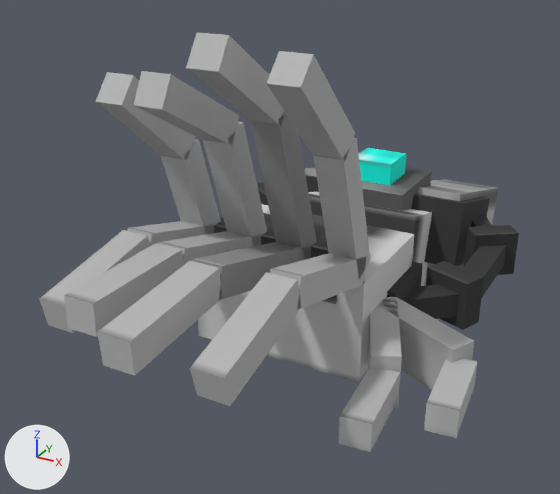
Renders of the OBJ model src/main/resources/assets/powersuits/models/item/powerfist/powerfist.obj from each side of a commit.
Rendered twice from a camera (50 mm lens) standing at (0.81, -2.016, 0.8) and looking at (-0.064, -0.427, 0.006). Every picture has the same lights, and +X, +Y and +Z are marked at lower left. Where no turn or scale is listed for an object, it has been applied to the vertices.

The first picture shows 'fingerguard', 'index1_firing', 'index1_normal', 'index2_firing', 'index2_normal', 'middlefinger1_firing', 'middlefinger1_normal', 'middlefinger2_firing', 'middlefinger2_normal', 'palm', 'pinky1_firing', 'pinky1_normal', 'pinky2_firing', 'pinky2_normal', 'ringfinger1_firing', 'ringfinger1_normal', 'ringfinger2_firing', 'ringfinger2_normal', 'thumb1_firing', 'thumb1_normal', 'thumb2_firing', 'thumb2_normal'.
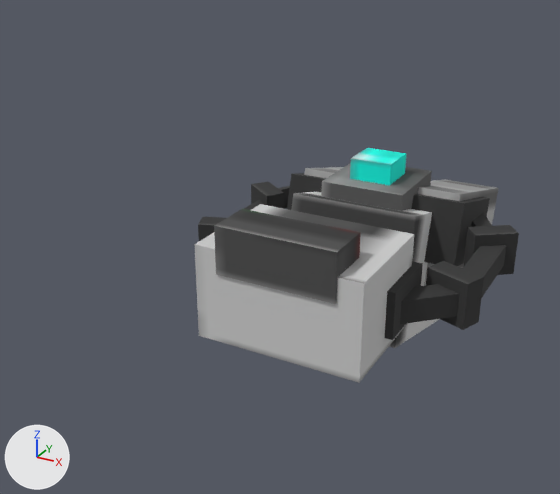
Changed parts and their boxes [x1, y1, x2, y2] in the pictures (560 x 494 px):
'middlefinger2_normal', deleted: before [97, 261, 222, 376]
'index2_normal', deleted: before [190, 272, 301, 406]
'index2_firing', deleted: before [266, 51, 355, 161]
'middlefinger1_firing', deleted: before [250, 113, 317, 260]
'ringfinger2_normal', deleted: before [64, 243, 183, 337]
'middlefinger2_firing', deleted: before [186, 32, 285, 126]
'index1_firing', deleted: before [313, 138, 370, 278]
'ringfinger2_firing', deleted: before [134, 71, 239, 145]
'ringfinger1_firing', deleted: before [203, 122, 267, 246]
'thumb1_firing', deleted: before [379, 296, 474, 390]
'pinky2_firing', deleted: before [95, 72, 196, 159]
'thumb2_normal', deleted: before [339, 368, 400, 452]
'middlefinger1_normal', deleted: before [193, 242, 312, 300]
'pinky1_firing', deleted: before [161, 139, 221, 234]
'pinky2_normal', deleted: before [39, 230, 150, 333]
'index1_normal', deleted: before [270, 253, 367, 310]
'thumb2_firing', deleted: before [424, 358, 477, 438]
'thumb1_normal', deleted: before [368, 299, 402, 408]
'ringfinger1_normal', deleted: before [158, 231, 263, 266]
'pinky1_normal', deleted: before [127, 221, 216, 246]
'fingerguard', unchanged, uncovered by the edit: before [214, 213, 337, 304]; after [214, 209, 361, 304]

The change in detail:
Object 'index1_firing' (ob_index1_firing) is deleted.
Object 'index1_normal' (ob_index1_normal) is deleted.
Object 'index2_firing' (ob_index2_firing) is deleted.
Object 'index2_normal' (ob_index2_normal) is deleted.
Object 'middlefinger1_firing' (ob_middlefinger1_firing) is deleted.
Object 'middlefinger1_normal' (ob_middlefinger1_normal) is deleted.
Object 'middlefinger2_firing' (ob_middlefinger2_firing) is deleted.
Object 'middlefinger2_normal' (ob_middlefinger2_normal) is deleted.
Object 'pinky1_firing' (ob_pinky1_firing) is deleted.
Object 'pinky1_normal' (ob_pinky1_normal) is deleted.
Object 'pinky2_firing' (ob_pinky2_firing) is deleted.
Object 'pinky2_normal' (ob_pinky2_normal) is deleted.
Object 'ringfinger1_firing' (ob_ringfinger1_firing) is deleted.
Object 'ringfinger1_normal' (ob_ringfinger1_normal) is deleted.
Object 'ringfinger2_firing' (ob_ringfinger2_firing) is deleted.
Object 'ringfinger2_normal' (ob_ringfinger2_normal) is deleted.
Object 'thumb1_firing' (ob_thumb1_firing) is deleted.
Object 'thumb1_normal' (ob_thumb1_normal) is deleted.
Object 'thumb2_firing' (ob_thumb2_firing) is deleted.
Object 'thumb2_normal' (ob_thumb2_normal) is deleted.
